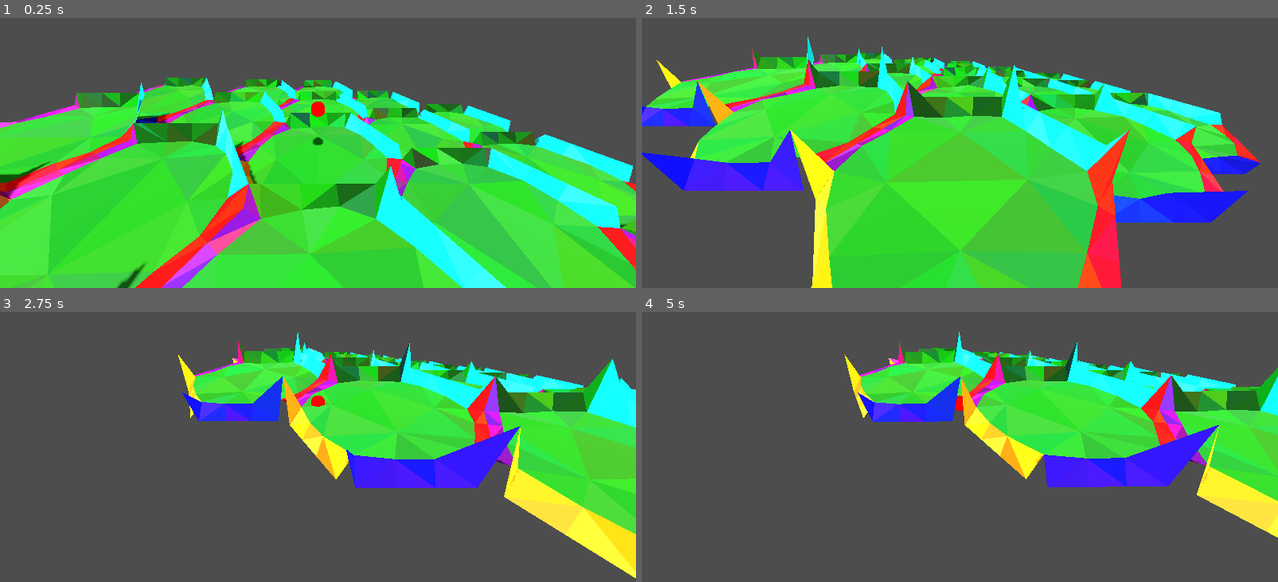
Above: before the commit, frames 1-4 (two rows, left to right).
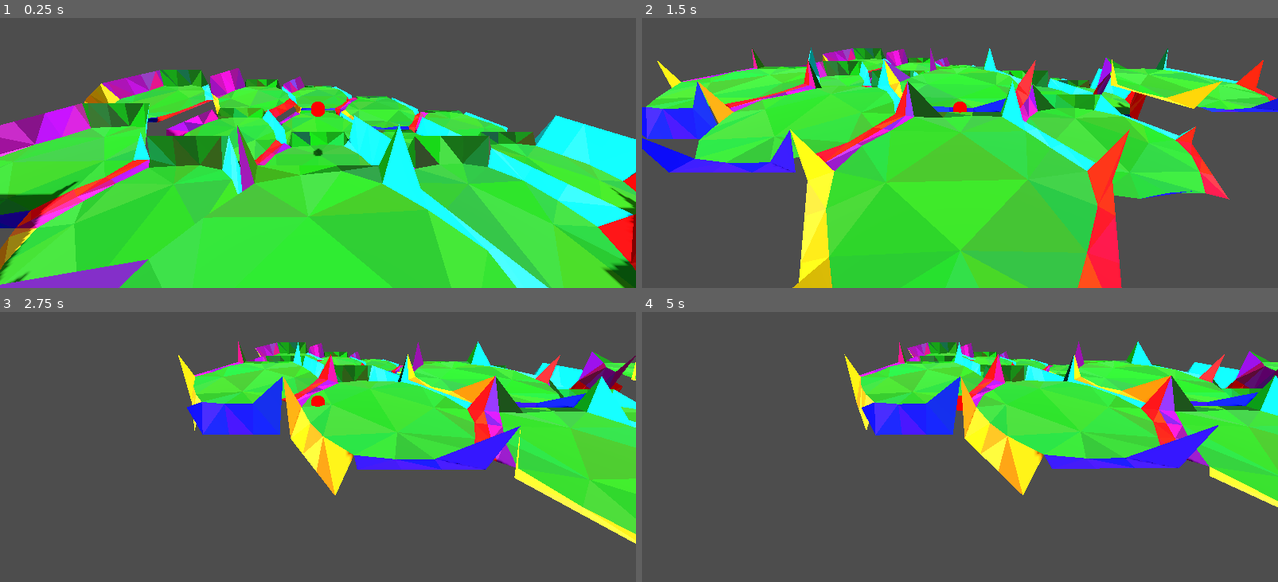
Above: after the commit, the same moments.

Repository: vincentwoelfer/hex
Game: Godot game, scene res://scenes/dev/MapGeneration.tscn
Same seed, same stepped clock (60 frames per second), same inputs: the game is played once before the commit and once after it.
Inputs (mouse positions are in pixels of both pictures, inside the frame that each line leads up to):
- Up to frame 1 (0.25 s): no input
- Up to frame 2 (1.5 s): tap Enter at 0.5 s; move the mouse to (1099, 90) at 0.52 s; hold S (move_cam_backward) 0.53-1.28 s; move the mouse to (832, 126) at 1.27 s; tap W (move_cam_forward) at 1.35 s
- Up to frame 3 (2.75 s): move the mouse to (381, 325) at 2.02 s; hold A (move_cam_left) from 2.03 s (still down)
- Up to frame 4 (5 s): move the mouse to (928, 474) at 2.77 s; release A (move_cam_left) at 2.78 s; tap D (move_cam_right) at 2.85 s; move the mouse to (1150, 457) at 3.52 s; hold Q (rotate_cam_left) 3.53-4.28 s; move the mouse to (769, 349) at 4.27 s; tap E (rotate_cam_right) at 4.35 s

The runs differ from the first frame. In frame 1, 38% of the frame differs, in the area x 0-100%, y 18-100%; in frame 2, 18%; in frame 3, 12%; in frame 4, 11%.

Commit message:
In the mids of massive restructure and map implementation, does not work

Diff:
--- a/src/GenerateMap.gd
+++ b/src/GenerateMap.gd
@@ -9,34 +9,45 @@
 
 	var N: int = 2
 
+	# Create Map
 	for q in range(-N, N + 1):
 		var r1: int = max(-N, -q - N);
 		var r2: int = min(N, -q + N);
 		for r in range(r1, r2 + 1):
-			var hex := HexMap.Hex.new(q, r, -q - r)
-			create_hex(hex)
+			var hex := HexPos.new(q, r, -q - r)
+			map.add_hex(hex, r)
 
-func create_hex(hex: HexMap.Hex) -> void:
+
+	# Create Geometry
+	for q in range(-N, N + 1):
+		var r1: int = max(-N, -q - N);
+		var r2: int = min(N, -q + N);
+		for r in range(r1, r2 + 1):
+			var hex := HexPos.new(q, r, -q - r)
+			create_hex(hex, map)
+
+func create_hex(hex: HexPos, map: HexMap) -> void:
 	#print("Creating Hex at q=", hex.q, ", r=", hex.r, ", s=", hex.s)
-	var pos: Vector2 = HexMap.hex_to_pixel(hex)
+	var pos: Vector2 = HexPos.hexpos_to_pixel(hex)
 
-	var height: int = hex.r
+	# Lookup in map and get own height
+	var t := map.get_hex(hex)
+	var height: int = t.height
 
-	# Instantiate
+	# Get adjacent from map
+	var adjacent_hex: Array[HexGeometry.AdjacentHex] = []
+
+	for i in range(6):
+		var h := map.get_hex(HexPos.hexpos_neighbor(hex, i)).height
+
+		# If neighbour does not exists set height to same as own tile
+		if h == -1:
+			h = height
+
+		adjacent_hex.append(HexGeometry.AdjacentHex.new(h, ""))
+
+	# Instantiate & Set parameters
 	var tile: HexGeometry = hex_geometry.instantiate()
-
-	#var adjacent_hex: Array[HexGeometry.AdjacentHex] = [HexGeometry.AdjacentHex.new(0, ""), HexGeometry.AdjacentHex.new(0, ""), HexGeometry.AdjacentHex.new(1, ""), HexGeometry.AdjacentHex.new(2, ""), HexGeometry.AdjacentHex.new(0, ""), HexGeometry.AdjacentHex.new(-1, "")]
-	var adjacent_hex: Array[HexGeometry.AdjacentHex] = [
-		HexGeometry.AdjacentHex.new(HexMap.hex_neighbor(hex, 0).r, ""),
-		HexGeometry.AdjacentHex.new(HexMap.hex_neighbor(hex, 1).r, ""),
-		HexGeometry.AdjacentHex.new(HexMap.hex_neighbor(hex, 2).r, ""),
-		HexGeometry.AdjacentHex.new(HexMap.hex_neighbor(hex, 3).r, ""),
-		HexGeometry.AdjacentHex.new(HexMap.hex_neighbor(hex, 4).r, ""),
-		HexGeometry.AdjacentHex.new(HexMap.hex_neighbor(hex, 5).r, "")]
-
-	print(adjacent_hex[0].to_string())
-
-	# Set parameters
 	tile.height = height
 	tile.adjacent_hex = adjacent_hex
 	tile.position = Vector3(pos.x, height * HexConst.height, pos.y)
--- a/src/HexGeometry.gd
+++ b/src/HexGeometry.gd
@@ -33,8 +33,8 @@
 	generate()
 
 func generate() -> void:
-	var verts_inner := Utility.generateFullHexagonNoCorners(HexConst.inner_radius, HexConst.extra_verts_per_side, HexConst.core_circle_smooth_strength)
-	var verts_outer := Utility.generateFullHexagonWithCorners(HexConst.inner_radius, HexConst.outer_radius, HexConst.extra_verts_per_side)
+	var verts_inner := generateFullHexagonNoCorners(HexConst.inner_radius, HexConst.extra_verts_per_side, HexConst.core_circle_smooth_strength)
+	var verts_outer := generateFullHexagonWithCorners(HexConst.inner_radius, HexConst.outer_radius, HexConst.extra_verts_per_side)
 	var verts_center := generateCenterPoints(HexConst.extra_verts_per_center)
 
 	#########################################
@@ -43,13 +43,13 @@
 	# Adjust height of inner ring
 	for i in range(verts_inner.size()):
 		var h_var := 0.05
-		verts_inner[i] += Utility.randCircularOffset(HexConst.inner_radius * 0.04)
+		verts_inner[i] += Util.randCircularOffset(HexConst.inner_radius * 0.04)
 		verts_inner[i].y += clamp(randfn(0.0, h_var), -h_var, h_var)
 
 	# Adjust center vertices
 	for i in range(verts_center.size()):
 		var h_var := 0.07
-		verts_center[i] += Utility.randCircularOffset(HexConst.inner_radius * 0.1)
+		verts_center[i] += Util.randCircularOffset(HexConst.inner_radius * 0.1)
 		verts_center[i].y += clamp(randfn(0.0, h_var), -h_var, h_var)
 
 	modifyOuterVertexHeights(verts_outer, adjacent_hex, height)
@@ -135,9 +135,9 @@
 	# Generate PackedVec2Array
 	var verts_center_packed: PackedVector2Array = []
 	for v in verts_inner:
-		verts_center_packed.append(Utility.toVec2(v))
+		verts_center_packed.append(Util.toVec2(v))
 	for v in verts_center:
-		verts_center_packed.append(Utility.toVec2(v))
+		verts_center_packed.append(Util.toVec2(v))
 
 	var indices: PackedInt32Array = Geometry2D.triangulate_delaunay(verts_center_packed)
 
@@ -159,7 +159,7 @@
 		if all_vertices_on_circle and HexGeometry.doesTrianglePointsInwards(verts_inner, i1, i2, i3):
 			continue
 
-		tris.append(Triangle.new(p1, p2, p3, Utility.randColorVariation(col, 0.05)))
+		tris.append(Triangle.new(p1, p2, p3, Util.randColorVariation(col, 0.05)))
 
 	#########################################
 	# Triangles for outer Hex Surface
@@ -169,7 +169,7 @@
 
 	# Per Side
 	for x in range(6):
-		col = Utility.getDistincHexColor(x)
+		col = Util.getDistincHexColor(x)
 
 		# start inner
 		var i := x * (1 + HexConst.extra_verts_per_side)
@@ -182,13 +182,13 @@
 		var n2 := j + (3 + HexConst.extra_verts_per_side)
 
 		while i < n1 or j < n2:
-			var outer_is_clockwise_further := Utility.isClockwiseOrder(verts_inner[i % size_inner], verts_outer[j % size_outer])
+			var outer_is_clockwise_further := Util.isClockwiseOrder(verts_inner[i % size_inner], verts_outer[j % size_outer])
 
 			if j == n2 or (i < n1 and outer_is_clockwise_further):
-				tris.append(Triangle.new(verts_inner[i % size_inner], verts_outer[j % size_outer], verts_inner[(i + 1) % size_inner], Utility.randColorVariation(col)))
+				tris.append(Triangle.new(verts_inner[i % size_inner], verts_outer[j % size_outer], verts_inner[(i + 1) % size_inner], Util.randColorVariation(col)))
 				i += 1
 			else:
-				tris.append(Triangle.new(verts_inner[i % size_inner], verts_outer[j % size_outer], verts_outer[(j + 1) % size_outer], Utility.randColorVariation(col)))
+				tris.append(Triangle.new(verts_inner[i % size_inner], verts_outer[j % size_outer], verts_outer[(j + 1) % size_outer], Util.randColorVariation(col)))
 				j += 1
 
 	return tris
@@ -203,7 +203,7 @@
 	# Distribute along the first ring
 	for i in range(num):
 		var angle := TAU * i / num
-		points.append(Utility.vec3FromRadiusAngle(ring_radius, angle))
+		points.append(Util.vec3FromRadiusAngle(ring_radius, angle))
 
 	return points
 
@@ -219,9 +219,84 @@
 
 	# => vertices are consecutive
 	# Check that center-Vertex must be further from circle-center (ZERO) than only one of the others
-	var dist_left := Utility.toVec2(verts_inner[indices[0]]).distance_to(Vector2.ZERO)
-	var dist_center := Utility.toVec2(verts_inner[indices[1]]).distance_to(Vector2.ZERO)
-	var dist_right := Utility.toVec2(verts_inner[indices[2]]).distance_to(Vector2.ZERO)
+	var dist_left := Util.toVec2(verts_inner[indices[0]]).distance_to(Vector2.ZERO)
+	var dist_center := Util.toVec2(verts_inner[indices[1]]).distance_to(Vector2.ZERO)
+	var dist_right := Util.toVec2(verts_inner[indices[2]]).distance_to(Vector2.ZERO)
 
 	# Inwards if center is smaller than both other vertices
 	return dist_center <= dist_left and dist_center <= dist_right
+
+
+static func generateFullHexagonNoCorners(r: float, extra_verts_per_side: int, smooth_strength: float) -> Array[Vector3]:
+	var total_verts: int = 6 * (1 + extra_verts_per_side)
+	var angle_step: float = 2.0 * PI / total_verts
+	var vertices: Array[Vector3] = []
+
+	for i in range(total_verts):
+		var angle := i * angle_step
+		vertices.append(Util.getHexVertex(r, angle, smooth_strength))
+
+	assert(vertices.size() == total_verts)
+	return vertices
+
+
+# Compute the 3 Vector3 points for one hex corner
+static func getThreeHexCornerVertices(r_inner: float, r_outer: float, angle: float) -> Array[Vector3]:
+	#assert(is_zero_approx(fmod(angle, PI / 3.0)), "Angle must be a multiple of PI/3!")
+	#assert(r_outer > r_inner)
+
+	# No smooth strength since corner
+	var inner_corner := Util.getHexVertex(r_inner, angle)
+	var outer_corner := Util.getHexVertex(r_outer, angle)
+
+	# Distance between the two interior circles of the inner and outer radius of the hex
+	var dist := (r_outer * sqrt(3.0) / 2.0) - (r_inner * sqrt(3.0) / 2.0)
+
+	# 30deg = PI/6.0 = one half of a hexagon segment
+	var left_angle := angle - PI / 6.0
+	var right_angle := angle + PI / 6.0
+	var left := inner_corner + Util.vec3FromRadiusAngle(dist, left_angle)
+	var right := inner_corner + Util.vec3FromRadiusAngle(dist, right_angle)
+
+	return [left, outer_corner, right]
+
+
+static func generateFullHexagonWithCorners(r_inner: float, r_outer: float, extra_verts_per_side: int) -> Array[Vector3]:
+	var corners: Array = []
+	for angle in Util.getSixHexAngles():
+		corners.append(getThreeHexCornerVertices(r_inner, r_outer, angle))
+
+	# Determine angle difference (from hex center) between the corners and their neighbours
+	var corner: Vector3 = corners[0][1]
+	var corner_neighbour: Vector3 = corners[0][2]
+	var corner_angle_offset: float = abs(Util.toVec2(corner).angle_to(Util.toVec2(corner_neighbour)))
+
+	# Compute how many additional vertices per side and at which angles.
+	# Basically we reduce the 60deg hex-segment on both sides by corner_angle_offset
+	# to get the center part of the side which is the same as the inner hexagon.
+	var side_angle_range := (PI / 3.0 - 2.0 * corner_angle_offset)
+	var side_angle_step := side_angle_range / (extra_verts_per_side + 1)
+
+	# Put everything together
+	var vertices: Array[Vector3] = []
+	for i in range(6):
+		# Append corner points. For first, ommit the first one because its actually the last one of the whole hexagon
+		if i == 0:
+			vertices.append(corners[i][1])
+			vertices.append(corners[i][2])
+		else:
+			vertices.append(corners[i][0])
+			vertices.append(corners[i][1])
+			vertices.append(corners[i][2])
+
+		# Add additional vertices per side
+		var side_angle_start := (i * PI / 3.0) + corner_angle_offset
+		for j in range(1, extra_verts_per_side + 1):
+			var angle := side_angle_start + (j * side_angle_step)
+			vertices.append(Util.getHexVertex(r_outer, angle))
+
+	# Append first(left) corner vertex of first corner at the end
+	vertices.append(corners[0][0])
+
+	assert(vertices.size() == 6 * (3 + extra_verts_per_side))
+	return vertices
--- a/src/HexMap.gd
+++ b/src/HexMap.gd
@@ -1,155 +1,32 @@
 class_name HexMap
 
 # Hash-Map of Hexes. Key = int, Value = Hex
-var _storage: Dictionary = {}
+var tiles: Dictionary = {}
 
-#static func getHex(Hex)
+class HexTile:
+    var hexpos: HexPos
+    var height: int
+
+    func _init(hexpos_: HexPos, height_: int) -> void:
+        hexpos = hexpos_
+        height = height_
 
 
-class Hex:
-    var q: int
-    var r: int
-    var s: int
+func add_hex(hex: HexPos, height : int) -> void:
+    var key: int = hex.hash()
 
-    func _init(q_: int, r_: int, s_: int) -> void:
-        q = q_
-        r = r_
-        s = s_
-        if q + r + s != 0:
-            push_error("q + r + s must be 0")
+    if tiles.has(key):
+        print("Map already has tile at r: %d, q: %d, s:%d!" % [hex.r, hex.q, hex.s])
+        return
 
-    # Based on Cantors enumeration of pairs, also see https://stackoverflow.com/a/682617/7721704
-    func hash() -> int:
-        @warning_ignore("integer_division")
-        return ((q + r) * (q + r + 1) / 2) + r
-
-    # func to_string() -> String:
-    #     return "q: %d | r: %d | s: %d" % [q, r, s]
+    tiles[key] = HexTile.new(hex, height)
 
 
-class FractionalHex:
-    var q: float
-    var r: float
-    var s: float
+func get_hex(hex: HexPos) -> HexTile:
+    var key: int = hex.hash()
 
-    func _init(q_: float, r_: float, s_: float) -> void:
-        q = q_
-        r = r_
-        s = s_
-        if round(q + r + s) != 0:
-            push_error("q + r + s must be 0")
+    if not tiles.has(key):
+        print("Map has no tile at r: %d, q: %d, s:%d!" % [hex.r, hex.q, hex.s])
+        return HexTile.new(null, -1)
 
-
-static var hex_directions: Array[Hex] = [
-    Hex.new(1, 0, -1), Hex.new(1, -1, 0), Hex.new(0, -1, 1),
-    Hex.new(-1, 0, 1), Hex.new(-1, 1, 0), Hex.new(0, 1, -1)
-]
-
-static var hex_diagonals: Array[Hex] = [
-    Hex.new(2, -1, -1), Hex.new(1, -2, 1), Hex.new(-1, -1, 2),
-    Hex.new(-2, 1, 1), Hex.new(-1, 2, -1), Hex.new(1, 1, -2)
-]
-
-
-static func hex_add(a: Hex, b: Hex) -> Hex:
-    return Hex.new(a.q + b.q, a.r + b.r, a.s + b.s)
-
-
-static func hex_subtract(a: Hex, b: Hex) -> Hex:
-    return Hex.new(a.q - b.q, a.r - b.r, a.s - b.s)
-
-
-static func hex_scale(a: Hex, k: int) -> Hex:
-    return Hex.new(a.q * k, a.r * k, a.s * k)
-
-
-static func hex_rotate_left(a: Hex) -> Hex:
-    return Hex.new(-a.s, -a.q, -a.r)
-
-
-static func hex_rotate_right(a: Hex) -> Hex:
-    return Hex.new(-a.r, -a.s, -a.q)
-
-
-static func hex_direction(direction: int) -> Hex:
-    return hex_directions[direction]
-
-
-static func hex_neighbor(hex: Hex, direction: int) -> Hex:
-    return hex_add(hex, hex_direction(direction))
-
-
-static func hex_diagonal_neighbor(hex: Hex, direction: int) -> Hex:
-    return hex_add(hex, hex_diagonals[direction])
-
-
-static func hex_length(hex: Hex) -> int:
-    # TODO Changed rounding behaviour, maybe this is buggy
-    return roundi((absi(hex.q) + absi(hex.r) + absi(hex.s)) / 2.0)
-
-
-static func hex_distance(a: Hex, b: Hex) -> int:
-    return hex_length(hex_subtract(a, b))
-
-
-static func hex_round(h: FractionalHex) -> Hex:
-    var qi: int = roundi(h.q)
-    var ri: int = roundi(h.r)
-    var si: int = roundi(h.s)
-    var q_diff: float = abs(qi - h.q)
-    var r_diff: float = abs(ri - h.r)
-    var s_diff: float = abs(si - h.s)
-    if q_diff > r_diff and q_diff > s_diff:
-        qi = -ri - si
-    elif r_diff > s_diff:
-        ri = -qi - si
-    else:
-        si = -qi - ri
-    return Hex.new(qi, ri, si)
-
-
-static func hex_lerp(a: FractionalHex, b: FractionalHex, t: float) -> FractionalHex:
-    return FractionalHex.new(a.q * (1.0 - t) + b.q * t, a.r * (1.0 - t) + b.r * t, a.s * (1.0 - t) + b.s * t)
-
-
-static func hex_linedraw(a: Hex, b: Hex) -> Array[Hex]:
-    var N: int = hex_distance(a, b)
-    const eps := 0.000001
-    var a_nudge: FractionalHex = FractionalHex.new(a.q + eps, a.r + eps, a.s - 2.0 * eps)
-    var b_nudge: FractionalHex = FractionalHex.new(b.q + eps, b.r + eps, b.s - 2.0 * eps)
-    var results: Array[Hex] = []
-    var step: float = 1.0 / max(N, 1)
-    for i in range(N + 1):
-        results.append(hex_round(hex_lerp(a_nudge, b_nudge, step * i)))
-    return results
-
-
-static func hex_to_pixel(h: Hex) -> Vector2:
-    var size: Vector2 = Vector2(HexConst.outer_radius, HexConst.outer_radius)
-    var origin: Vector2 = Vector2(0, 0)
-
-    var f0: float = 3.0 / 2.0
-    var f1: float = 0.0
-    var f2: float = sqrt(3.0) / 2.0
-    var f3: float = sqrt(3.0)
-
-    var x: float = (f0 * h.q + f1 * h.r) * size.x
-    var y: float = (f2 * h.q + f3 * h.r) * size.y
-
-    return Vector2(x + origin.x, y + origin.y)
-
-
-static func pixel_to_hex(p: Vector2) -> FractionalHex:
-    var size: Vector2 = Vector2(HexConst.outer_radius, HexConst.outer_radius)
-    var origin: Vector2 = Vector2(0, 0)
-
-    var b0: float = 2.0 / 3.0
-    var b1: float = 0.0
-    var b2: float = -1.0 / 3.0
-    var b3: float = sqrt(3.0) / 3.0
-
-    var pt: Vector2 = Vector2((p.x - origin.x) / size.x, (p.y - origin.y) / size.y)
-    var q: float = b0 * pt.x + b1 * pt.y
-    var r: float = b2 * pt.x + b3 * pt.y
-
-    return FractionalHex.new(q, r, -q - r)
+    return tiles[key]
--- /dev/null
+++ b/src/HexPos.gd
@@ -0,0 +1,138 @@
+@tool
+class_name HexPos
+
+var q: int
+var r: int
+var s: int
+
+static var hexpos_directions: Array[HexPos] = [
+    HexPos.new(1, 0, -1), HexPos.new(1, -1, 0), HexPos.new(0, -1, 1),
+    HexPos.new(-1, 0, 1), HexPos.new(-1, 1, 0), HexPos.new(0, 1, -1)
+]
+
+static var hexpos_diagonals: Array[HexPos] = [
+    HexPos.new(2, -1, -1), HexPos.new(1, -2, 1), HexPos.new(-1, -1, 2),
+    HexPos.new(-2, 1, 1), HexPos.new(-1, 2, -1), HexPos.new(1, 1, -2)
+]
+
+func _init(q_: int, r_: int, s_: int) -> void:
+    q = q_
+    r = r_
+    s = s_
+    if q + r + s != 0:
+        push_error("q + r + s must be 0")
+
+# Based on Cantors enumeration of pairs, also see https://stackoverflow.com/a/682617/7721704
+func hash() -> int:
+    @warning_ignore("integer_division")
+    return ((q + r) * (q + r + 1) / 2) + r
+
+
+static func hexpos_direction(direction: int) -> HexPos:
+    assert(direction >= 0)
+    return hexpos_directions[direction % 6]
+
+
+static func hexpos_direction_diagonal(direction: int) -> HexPos:
+    assert(direction >= 0)
+    return hexpos_diagonals[direction % 6]
+
+
+static func hexpos_add(a: HexPos, b: HexPos) -> HexPos:
+    return HexPos.new(a.q + b.q, a.r + b.r, a.s + b.s)
+
+
+static func hexpos_subtract(a: HexPos, b: HexPos) -> HexPos:
+    return HexPos.new(a.q - b.q, a.r - b.r, a.s - b.s)
+
+
+static func hexpos_scale(a: HexPos, k: int) -> HexPos:
+    return HexPos.new(a.q * k, a.r * k, a.s * k)
+
+
+static func hexpos_rotate_left(a: HexPos) -> HexPos:
+    return HexPos.new(-a.s, -a.q, -a.r)
+
+
+static func hexpos_rotate_right(a: HexPos) -> HexPos:
+    return HexPos.new(-a.r, -a.s, -a.q)
+
+
+static func hexpos_neighbor(hex: HexPos, direction: int) -> HexPos:
+    return hexpos_add(hex, hexpos_direction(direction))
+
+
+static func hexpos_diagonal_neighbor(hex: HexPos, direction: int) -> HexPos:
+    return hexpos_add(hex, hexpos_direction_diagonal(direction))
+
+
+static func hexpos_length(hex: HexPos) -> int:
+    # TODO Changed rounding behaviour, maybe this is buggy
+    return roundi((absi(hex.q) + absi(hex.r) + absi(hex.s)) / 2.0)
+
+
+static func hexpos_distance(a: HexPos, b: HexPos) -> int:
+    return hexpos_length(hexpos_subtract(a, b))
+
+
+static func hexpos_round(h: HexPosFrac) -> HexPos:
+    var qi: int = roundi(h.q)
+    var ri: int = roundi(h.r)
+    var si: int = roundi(h.s)
+    var q_diff: float = abs(qi - h.q)
+    var r_diff: float = abs(ri - h.r)
+    var s_diff: float = abs(si - h.s)
+    if q_diff > r_diff and q_diff > s_diff:
+        qi = -ri - si
+    elif r_diff > s_diff:
+        ri = -qi - si
+    else:
+        si = -qi - ri
+    return HexPos.new(qi, ri, si)
+
+
+static func hexpos_lerp(a: HexPosFrac, b: HexPosFrac, t: float) -> HexPosFrac:
+    return HexPosFrac.new(a.q * (1.0 - t) + b.q * t, a.r * (1.0 - t) + b.r * t, a.s * (1.0 - t) + b.s * t)
+
+
+static func hexpos_linedraw(a: HexPos, b: HexPos) -> Array[HexPos]:
+    var N: int = hexpos_distance(a, b)
+    const eps := 0.000001
+    var a_nudge: HexPosFrac = HexPosFrac.new(a.q + eps, a.r + eps, a.s - 2.0 * eps)
+    var b_nudge: HexPosFrac = HexPosFrac.new(b.q + eps, b.r + eps, b.s - 2.0 * eps)
+    var results: Array[HexPos] = []
+    var step: float = 1.0 / max(N, 1)
+    for i in range(N + 1):
+        results.append(hexpos_round(hexpos_lerp(a_nudge, b_nudge, step * i)))
+    return results
+
+
+static func hexpos_to_pixel(h: HexPos) -> Vector2:
+    var size: Vector2 = Vector2(HexConst.outer_radius, HexConst.outer_radius)
+    var origin: Vector2 = Vector2(0, 0)
+
+    var f0: float = 3.0 / 2.0
+    var f1: float = 0.0
+    var f2: float = sqrt(3.0) / 2.0
+    var f3: float = sqrt(3.0)
+
+    var x: float = (f0 * h.q + f1 * h.r) * size.x
+    var y: float = (f2 * h.q + f3 * h.r) * size.y
+
+    return Vector2(x + origin.x, y + origin.y)
+
+
+static func pixel_to_hexpos(p: Vector2) -> HexPosFrac:
+    var size: Vector2 = Vector2(HexConst.outer_radius, HexConst.outer_radius)
+    var origin: Vector2 = Vector2(0, 0)
+
+    var b0: float = 2.0 / 3.0
+    var b1: float = 0.0
+    var b2: float = -1.0 / 3.0
+    var b3: float = sqrt(3.0) / 3.0
+
+    var pt: Vector2 = Vector2((p.x - origin.x) / size.x, (p.y - origin.y) / size.y)
+    var q_: float = b0 * pt.x + b1 * pt.y
+    var r_: float = b2 * pt.x + b3 * pt.y
+
+    return HexPosFrac.new(q_, r_, -q_ - r_)
--- /dev/null
+++ b/src/HexPosFrac.gd
@@ -0,0 +1,12 @@
+class_name HexPosFrac
+
+var q: float
+var r: float
+var s: float
+
+func _init(q_: float, r_: float, s_: float) -> void:
+    q = q_
+    r = r_
+    s = s_
+    if round(q + r + s) != 0:
+        push_error("q + r + s must be 0")
--- a/src/Triangle.gd
+++ b/src/Triangle.gd
@@ -6,7 +6,7 @@
 var color: Color
 
 func _init(a_: Vector3, b_: Vector3, c_: Vector3, color_: Color = Color()) -> void:
-    if not Geometry2D.is_polygon_clockwise(PackedVector2Array([Utility.toVec2(a_), Utility.toVec2(b_), Utility.toVec2(c_)])):
+    if not Geometry2D.is_polygon_clockwise(PackedVector2Array([Util.toVec2(a_), Util.toVec2(b_), Util.toVec2(c_)])):
         self.a = a_
         self.b = b_
         self.c = c_
--- a/src/Utility.gd
+++ b/src/Util.gd
@@ -1,4 +1,4 @@
-class_name Utility
+class_name Util
 
 ######################################################
 # COLORS
@@ -104,78 +104,3 @@
 
 static func getHexVertex(r: float, angle: float, smooth_strength: float = 0.0) -> Vector3:
 	return vec3FromRadiusAngle(getHexRadius(r, angle, smooth_strength), angle)
-
-
-static func generateFullHexagonNoCorners(r: float, extra_verts_per_side: int, smooth_strength: float) -> Array[Vector3]:
-	var total_verts: int = 6 * (1 + extra_verts_per_side)
-	var angle_step: float = 2.0 * PI / total_verts
-	var vertices: Array[Vector3] = []
-
-	for i in range(total_verts):
-		var angle := i * angle_step
-		vertices.append(getHexVertex(r, angle, smooth_strength))
-
-	assert(vertices.size() == total_verts)
-	return vertices
-
-
-# Compute the 3 Vector3 points for one hex corner
-static func getThreeHexCornerVertices(r_inner: float, r_outer: float, angle: float) -> Array[Vector3]:
-	#assert(is_zero_approx(fmod(angle, PI / 3.0)), "Angle must be a multiple of PI/3!")
-	#assert(r_outer > r_inner)
-
-	# No smooth strength since corner
-	var inner_corner := getHexVertex(r_inner, angle)
-	var outer_corner := getHexVertex(r_outer, angle)
-
-	# Distance between the two interior circles of the inner and outer radius of the hex
-	var dist := (r_outer * sqrt(3.0) / 2.0) - (r_inner * sqrt(3.0) / 2.0)
-
-	# 30deg = PI/6.0 = one half of a hexagon segment
-	var left_angle := angle - PI / 6.0
-	var right_angle := angle + PI / 6.0
-	var left := inner_corner + vec3FromRadiusAngle(dist, left_angle)
-	var right := inner_corner + vec3FromRadiusAngle(dist, right_angle)
-
-	return [left, outer_corner, right]
-
-
-static func generateFullHexagonWithCorners(r_inner: float, r_outer: float, extra_verts_per_side: int) -> Array[Vector3]:
-	var corners: Array = []
-	for angle in getSixHexAngles():
-		corners.append(getThreeHexCornerVertices(r_inner, r_outer, angle))
-
-	# Determine angle difference (from hex center) between the corners and their neighbours
-	var corner: Vector3 = corners[0][1]
-	var corner_neighbour: Vector3 = corners[0][2]
-	var corner_angle_offset: float = abs(toVec2(corner).angle_to(toVec2(corner_neighbour)))
-
-	# Compute how many additional vertices per side and at which angles.
-	# Basically we reduce the 60deg hex-segment on both sides by corner_angle_offset
-	# to get the center part of the side which is the same as the inner hexagon.
-	var side_angle_range := (PI / 3.0 - 2.0 * corner_angle_offset)
-	var side_angle_step := side_angle_range / (extra_verts_per_side + 1)
-
-	# Put everything together
-	var vertices: Array[Vector3] = []
-	for i in range(6):
-		# Append corner points. For first, ommit the first one because its actually the last one of the whole hexagon
-		if i == 0:
-			vertices.append(corners[i][1])
-			vertices.append(corners[i][2])
-		else:
-			vertices.append(corners[i][0])
-			vertices.append(corners[i][1])
-			vertices.append(corners[i][2])
-
-		# Add additional vertices per side
-		var side_angle_start := (i * PI / 3.0) + corner_angle_offset
-		for j in range(1, extra_verts_per_side + 1):
-			var angle := side_angle_start + (j * side_angle_step)
-			vertices.append(getHexVertex(r_outer, angle))
-
-	# Append first(left) corner vertex of first corner at the end
-	vertices.append(corners[0][0])
-
-	assert(vertices.size() == 6 * (3 + extra_verts_per_side))
-	return vertices
